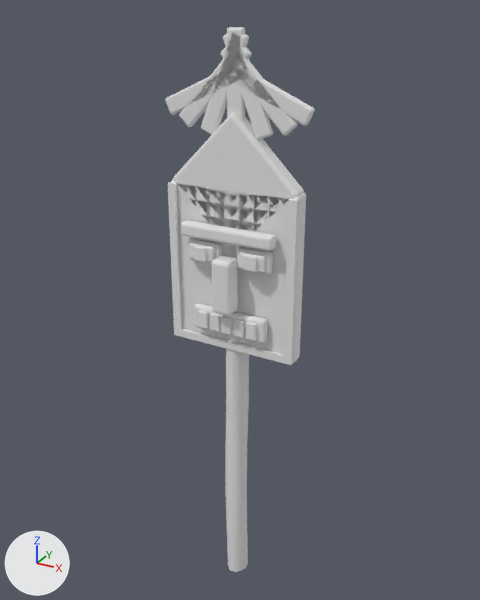
What one commit did to the FBX model Assets/_Game/Art/Generated/Models/HeroTikiMask_0.fbx.
Camera for both pictures: a 50 mm lens placed at (1.093, -1.961, 2.266), pointed at (-0.007, 0.04, 1.265). The lights are fixed; the arrows at lower left show +X, +Y and +Z. The older version comes first. Where no turn or scale is listed for an object, it has been applied to the vertices.

In view in the first picture: 'HeroTikiMask_0__Paint', 'HeroTikiMask_0__Totem', 'HeroTikiMask_0__Wood'.
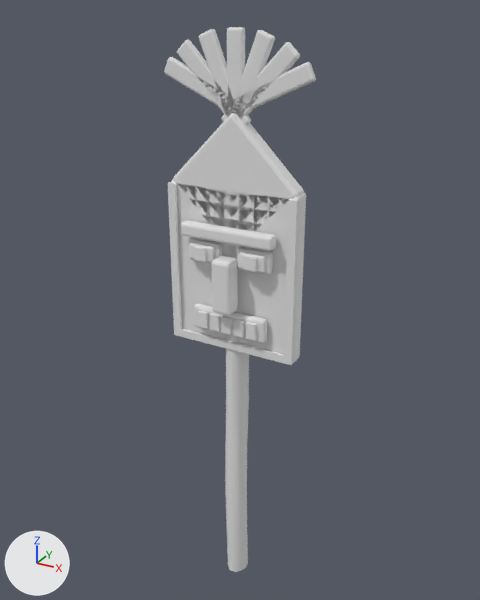
Patch to the scene script:
```diff
--- a/Assets/_Game/Art/Generated/Models/HeroTikiMask_0.fbx.py
+++ b/Assets/_Game/Art/Generated/Models/HeroTikiMask_0.fbx.py
@@ me_herotikimask_0__paint @@
 me_herotikimask_0__paint.from_pydata(...)  # 752 vertices, 708 faces; spans x -0.039..0.509, y -0.046..0.057, z -0.3..0.81
 # used by ob_herotikimask_0__paint; location = (-0.235, -0.044, 1.4)
+# me_herotikimask_0__paint part 1: the loose piece of 56 vertices spanning x -0.039..0.29, y 0.032..0.057, z 0.529..0.716 is turned -132 degrees about the y axis through its middle
+# me_herotikimask_0__paint part 2: the loose piece of 56 vertices spanning x 0.015..0.288, y 0.032..0.057, z 0.492..0.771 is turned -88 degrees about the y axis through its middle
+# me_herotikimask_0__paint part 3: the loose piece of 56 vertices spanning x 0.102..0.279, y 0.032..0.057, z 0.472..0.804 is turned -44 degrees about the y axis through its middle
+# me_herotikimask_0__paint part 4: the loose piece of 56 vertices spanning x 0.191..0.368, y 0.032..0.057, z 0.472..0.804 is turned 44 degrees about the y axis through its middle
+# me_herotikimask_0__paint part 5: the loose piece of 56 vertices spanning x 0.182..0.455, y 0.032..0.057, z 0.492..0.771 is turned 88 degrees about the y axis through its middle
+# me_herotikimask_0__paint part 6: the loose piece of 56 vertices spanning x 0.18..0.509, y 0.032..0.057, z 0.529..0.716 is turned 132 degrees about the y axis through its middle
 me_herotikimask_0__paint.materials.append(mat_bake_tmp_002)
```

Where the change shows, as pixel boxes (x1, y1, x2, y2) in the pictures (480 x 600 px; the box of a moved part takes in the faces that stretch with it):
'HeroTikiMask_0__Paint', reshaped
    before: (165, 27, 315, 365)
    after: (164, 27, 316, 365)
part 1 of me_herotikimask_0__paint, moved or reshaped
    before: (165, 63, 247, 115)
    after: (164, 57, 248, 116)
part 2 of me_herotikimask_0__paint, moved or reshaped
    before: (179, 45, 252, 127)
    after: (177, 39, 251, 125)
part 3 of me_herotikimask_0__paint, moved or reshaped
    before: (201, 33, 249, 135)
    after: (199, 29, 238, 116)
part 4 of me_herotikimask_0__paint, moved or reshaped
    before: (223, 33, 273, 140)
    after: (230, 30, 275, 119)
part 5 of me_herotikimask_0__paint, moved or reshaped
    before: (221, 47, 298, 136)
    after: (221, 42, 300, 122)
part 6 of me_herotikimask_0__paint, moved or reshaped
    before: (225, 64, 315, 126)
    after: (222, 62, 316, 117)
